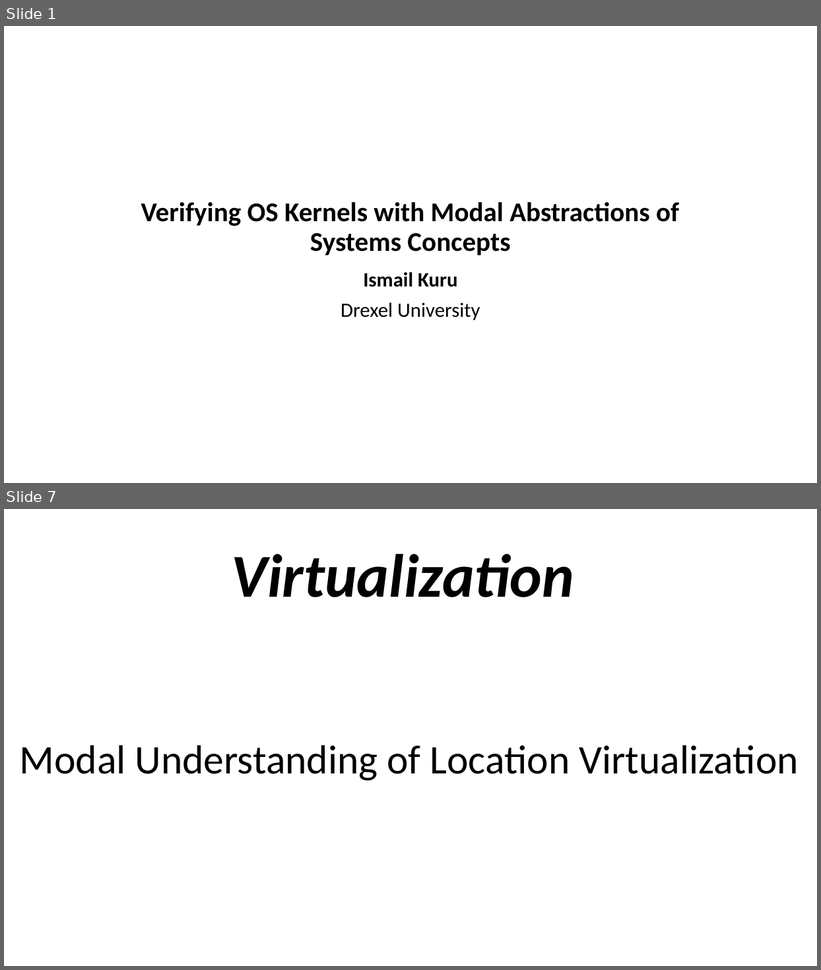
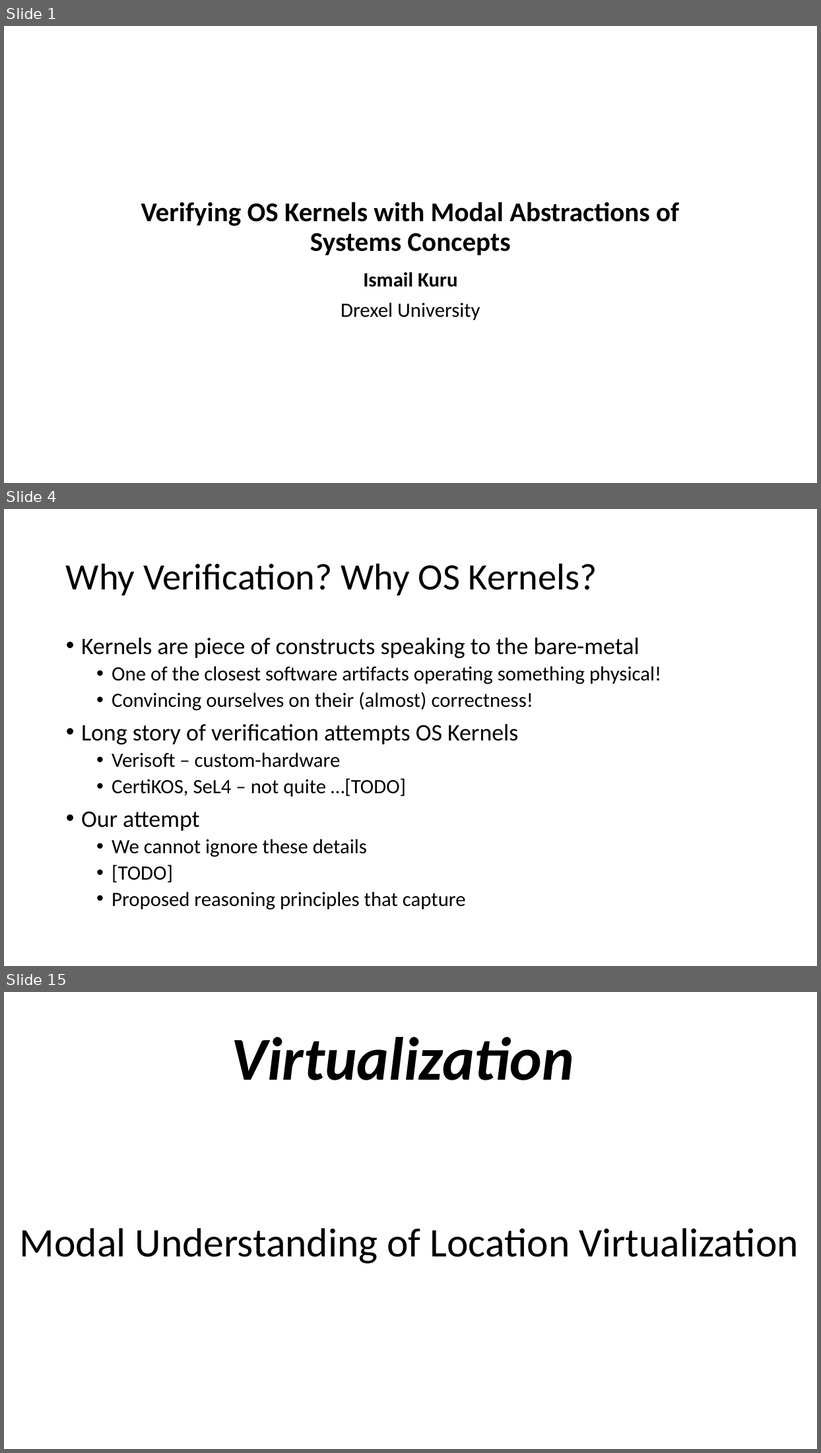
Before and after one commit to Contingent-Systems/modal_abstractions_presentations, a slide deck: thesis_proposal/proposal.pptx. Shown one above the other, each under a label of ours: slides 1 and 7 before the commit, slides 1, 4 and 15 after it; the slides between them are not shown. The pictures are 821x970 and 821x1453 pixels, drawn with LibreOffice and Linux fonts; fonts in the diff are those of the drawing. Boxes give left, top, right and bottom in pixels: in the first picture for what was removed or moved away, otherwise in the second. Text is boxed around its words. In the diff, an @@ line names an element or a change of style, - is before the commit and + after.

```diff
--- a/thesis_proposal/proposal.pptx
+++ b/thesis_proposal/proposal.pptx
@@ slide 4 added at box(4, 509, 817, 966), background #FFFFFF @@
@@ title added at box(66, 563, 597, 595), 44 pt, text #000000 @@
+Why Verification? Why OS Kernels?
@@ text added at box(81, 638, 661, 910), 24 pt, text #000000 @@
+• Kernels are piece of constructs speaking to the bare-metal
+  • One of the closest software artifacts operating something physical!
+  • Convincing ourselves on their (almost) correctness!
+• Long story of verification attempts OS Kernels
+  • Verisoft – custom-hardware
+  • CertiKOS, SeL4 – not quite …[TODO]
+• Our attempt
+  • We cannot ignore these details
+  • [TODO]
+  • Proposed reasoning principles that capture
@@ what was slide 7 is now slide 15 @@
```
Also in this commit, not shown: 5 slides changed, 17 other slides added, 3 slides removed.
